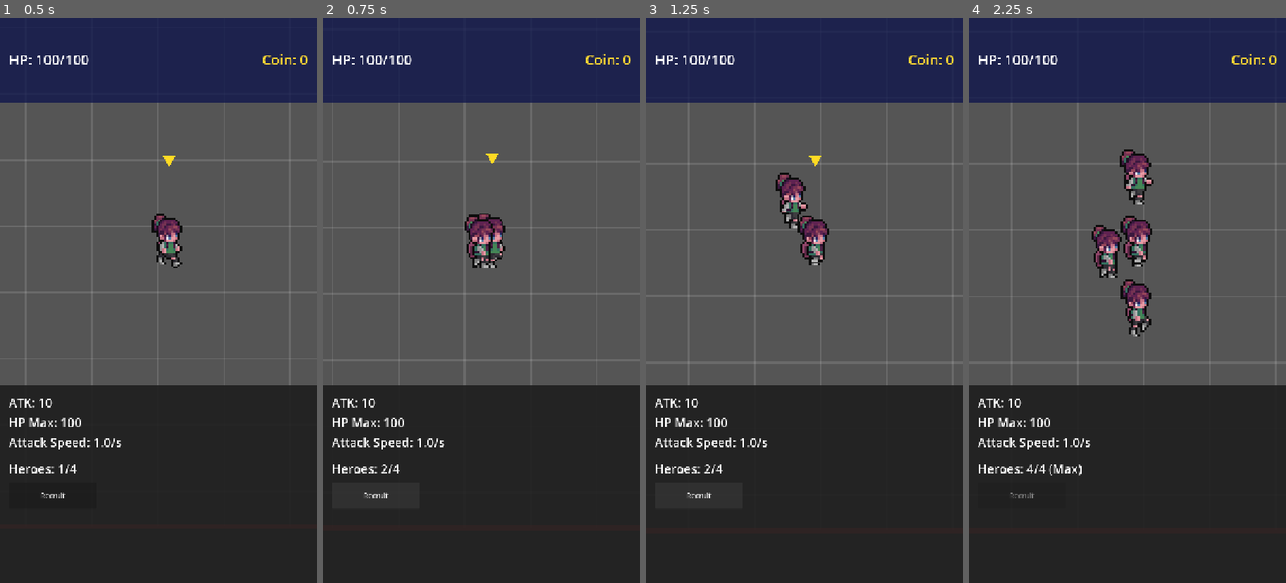
Above: before the commit, frames 1-4 (left to right).
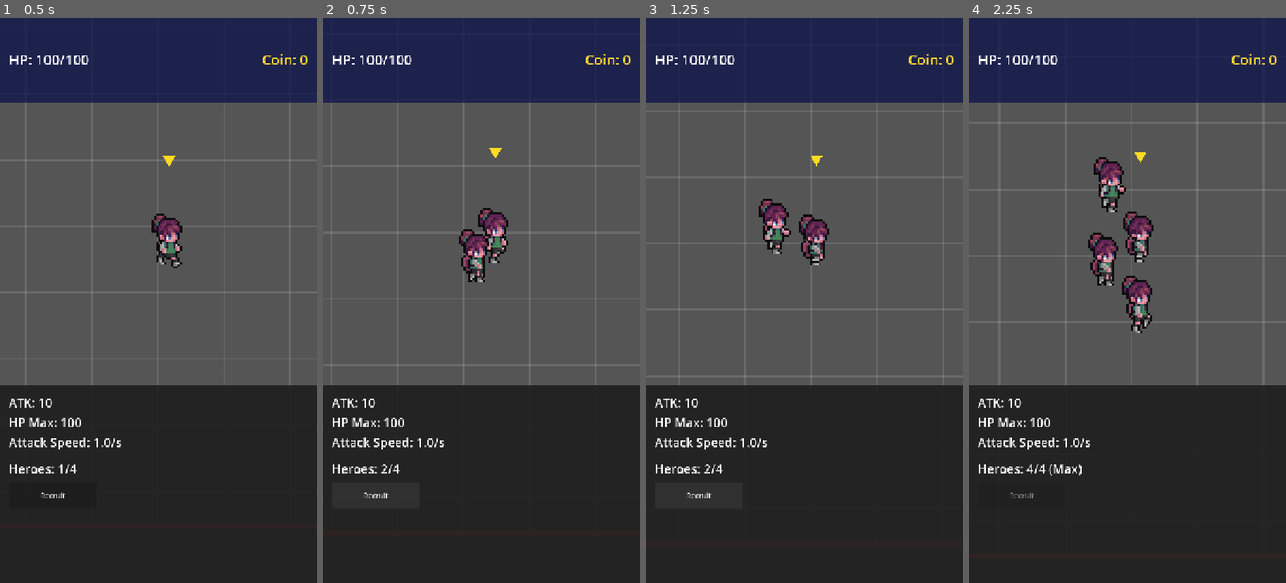
Above: after the commit, the same moments.

Repository: kernwaratjearadisak-bit/AI-GAME
Game: Godot game, scene res://Main.tscn
Same seed, same stepped clock (60 frames per second), same inputs: the game is played once before the commit and once after it.
Inputs:
- Up to frame 1 (0.5 s): no input
- Up to frame 2 (0.75 s): click "Recruit" at 0.5 s
- Up to frame 3 (1.25 s): no input
- Up to frame 4 (2.25 s): click "Recruit" at 1.25 s; click "Recruit" at 2 s

Frame 1 is identical in both runs. In frame 2, 1.4% of the frame differs, in the area x 2-87%, y 23-62%; in frame 3, 1.5%; in frame 4, 3.3%, in the area x 9-98%, y 18-62%.

Commit message:
Route hero movement through move_and_slide with 2-axis separation
- All movement paths (chase, formation, RETURNING, walk right) now set
  move_velocity; AI runs in _physics_process and moves once per frame
  via move_and_slide() together with the separation push
- Separation pushes on both axes (was vertical only), scaled by overlap:
  HERO_SEPARATION_DISTANCE 24 -> 90, SEPARATION_PUSH_SPEED 80 -> 400
- Fighting heroes hold position and are not pushed, so they stay in
  their short attack range; approaching heroes get deflected instead

Co-Authored-By: Claude Opus 5.5 <noreply@anthropic.com>

Diff:
--- a/Hero.gd
+++ b/Hero.gd
@@ -13,8 +13,10 @@
 # รัศมีของ SightArea (เดิม 200 ใน Hero.tscn) — ขยาย 2 เท่าเพราะ World แนวตั้งแคบลง
 const HERO_DETECT_RANGE := 400.0
 const WORLD_SCRIPT := preload("res://World.gd")
-const HERO_SEPARATION_DISTANCE := 24.0
-const SEPARATION_PUSH_SPEED := 80.0
+# Hero ไม่ได้ชนกันด้วย collision (layer "heroes" ไม่อยู่ใน mask ของตัวเอง ตัว 240x320 จะดันกันจนเข้า formation ไม่ได้)
+# จึงใช้แรงผลักแบบนุ่มแทน: ใกล้กันกว่า HERO_SEPARATION_DISTANCE จะถูกดันออกทั้งแกน X/Y แรงขึ้นตามระยะที่ซ้อนกัน
+const HERO_SEPARATION_DISTANCE := 90.0
+const SEPARATION_PUSH_SPEED := 400.0
 const HERO_KNOCKBACK_CHANCE := 0.3
 const HERO_KNOCKBACK_DISTANCE := 65.0
 # ระยะเวลาที่ Enemy ถูกดันถอยหลัง = ระยะเวลาที่ Enemy ถูก stun ด้วย
@@ -39,6 +41,10 @@
 var recruit_index: int = 0
 var state: HeroState = HeroState.SEEKING
 
+# ทุกเส้นทางการเดิน (ไล่ Enemy / formation / RETURNING / เดินขวา) ตั้งค่านี้ แล้วค่อยรวมกับแรงผลัก
+# และขยับจริงผ่าน move_and_slide() ครั้งเดียวต่อเฟรม
+var move_velocity := Vector2.ZERO
+
 var enemies_in_sight: Array[Node2D] = []
 var enemies_in_attack_range: Array[Node2D] = []
 
@@ -84,9 +90,18 @@
 		select()
 
 
-func _process(delta: float) -> void:
+func _physics_process(delta: float) -> void:
 	if hp <= 0:
 		return
+
+	move_velocity = Vector2.ZERO
+	_update_ai(delta)
+	velocity = move_velocity + _get_separation_velocity()
+	move_and_slide()
+	global_position = WORLD_SCRIPT.clamp_to_bounds(global_position)
+
+
+func _update_ai(delta: float) -> void:
 
 	# is_selected มีผลกับ AI แค่ตอนไม่มีการต่อสู้: ตัวที่ไม่ได้ถูกเลือกจะมี leash และ fallback กลับ formation slot
 	# ส่วน หา/ไล่/ต่อสู้ Enemy ด้านล่าง ทุกตัวรันอิสระของตัวเอง
@@ -104,7 +119,7 @@
 		if target:
 			_chase_enemy(target, delta)
 		elif is_selected:
-			_walk_forward(delta)
+			_walk_forward()
 		else:
 			_move_to_formation_slot(delta)
 		return
@@ -117,8 +132,13 @@
 
 
 # fallback ของ Hero ที่ถูกเลือก เมื่อไม่มี Enemy ใน SightArea: เดินไปทางขวาเรื่อยๆ
-func _walk_forward(delta: float) -> void:
-	global_position = WORLD_SCRIPT.clamp_to_bounds(global_position + Vector2.RIGHT * MOVE_SPEED * delta)
+func _walk_forward() -> void:
+	move_velocity = Vector2.RIGHT * MOVE_SPEED
+
+
+# ตั้ง move_velocity ให้เดินเข้าหา target ด้วย speed แต่ไม่เลยเป้าในเฟรมนี้ (แทน move_toward เดิม)
+func _steer_toward(target: Vector2, speed: float, delta: float) -> void:
+	move_velocity = (target - global_position).limit_length(speed * delta) / delta
 
 
 # fallback ของ Hero ที่ไม่ได้ถูกเลือก เมื่อไม่มี Enemy ใน SightArea: เดินไป formation slot แล้วหยุดรอ
@@ -130,7 +150,7 @@
 	if global_position.distance_to(slot) < FORMATION_ARRIVE_DISTANCE:
 		return
 	# ใช้ RETURN_SPEED เพราะต้องเร็วกว่า leader ที่เดินขวาอยู่ ไม่งั้นจะตามไม่ทัน slot
-	global_position = global_position.move_toward(slot, RETURN_SPEED * delta)
+	_steer_toward(slot, RETURN_SPEED, delta)
 
 
 # คำนวณใหม่ทุกครั้งที่เรียก จึงอัปเดตเองเมื่อเปลี่ยนตัวที่เลือก / มีการ recruit / มี Hero ตาย
@@ -160,23 +180,28 @@
 
 # เดินตรงเข้าหา Enemy ตามเวกเตอร์ทิศทางจริง (ทั้งแกน X และ Y) จนกว่าจะเข้า AttackArea
 func _chase_enemy(target: Node2D, delta: float) -> void:
-	var next_position := global_position.move_toward(target.global_position, MOVE_SPEED * delta)
-	global_position = WORLD_SCRIPT.clamp_to_bounds(next_position)
-
-
-func _physics_process(_delta: float) -> void:
+	_steer_toward(target.global_position, MOVE_SPEED, delta)
+
+
+func _get_separation_velocity() -> Vector2:
+	# ตัวที่กำลังตีอยู่ยืนหยัดที่เดิม ไม่ถูกดัน (ระยะตีสั้น ~60px ถ้าโดนดันจะหลุดระยะแล้วต้องเดินกลับเข้าไปใหม่ไม่จบ)
+	# ตัวที่กำลังเดินเข้ามาจะถูกดันเบี่ยงไปหาที่ว่างรอบ Enemy แทน
+	if state == HeroState.FIGHTING:
+		return Vector2.ZERO
 	var push := Vector2.ZERO
 	for hero in get_tree().get_nodes_in_group("heroes"):
-		if hero == self:
+		if hero == self or hero.hp <= 0:
 			continue
 		var offset: Vector2 = global_position - hero.global_position
 		var distance: float = offset.length()
-		if distance > 0.0 and distance < HERO_SEPARATION_DISTANCE:
-			push += offset.normalized()
-
-	push.x = 0.0
-	velocity = push * SEPARATION_PUSH_SPEED
-	move_and_slide()
+		if distance >= HERO_SEPARATION_DISTANCE:
+			continue
+		if distance < 0.01:
+			# ยืนทับจุดเดียวกันเป๊ะ ไม่มีทิศให้ดัน — แยกทิศตาม recruit_index ให้ทั้งคู่ดันออกคนละทาง
+			offset = Vector2.UP.rotated(recruit_index * TAU / 4.0)
+		# ยิ่งซ้อนมากยิ่งดันแรง (0 ที่ขอบระยะ → 1 ตอนทับกันสนิท)
+		push += offset.normalized() * (1.0 - distance / HERO_SEPARATION_DISTANCE)
+	return push * SEPARATION_PUSH_SPEED
 
 
 func _update_leash(delta: float) -> void:
@@ -198,7 +223,7 @@
 
 	var slot := _get_formation_slot(leader)
 	if global_position.distance_to(slot) > RETURN_STOP_RANGE:
-		global_position = global_position.move_toward(slot, RETURN_SPEED * delta)
+		_steer_toward(slot, RETURN_SPEED, delta)
 	else:
 		state = HeroState.SEEKING
 		sight_area.monitoring = true
